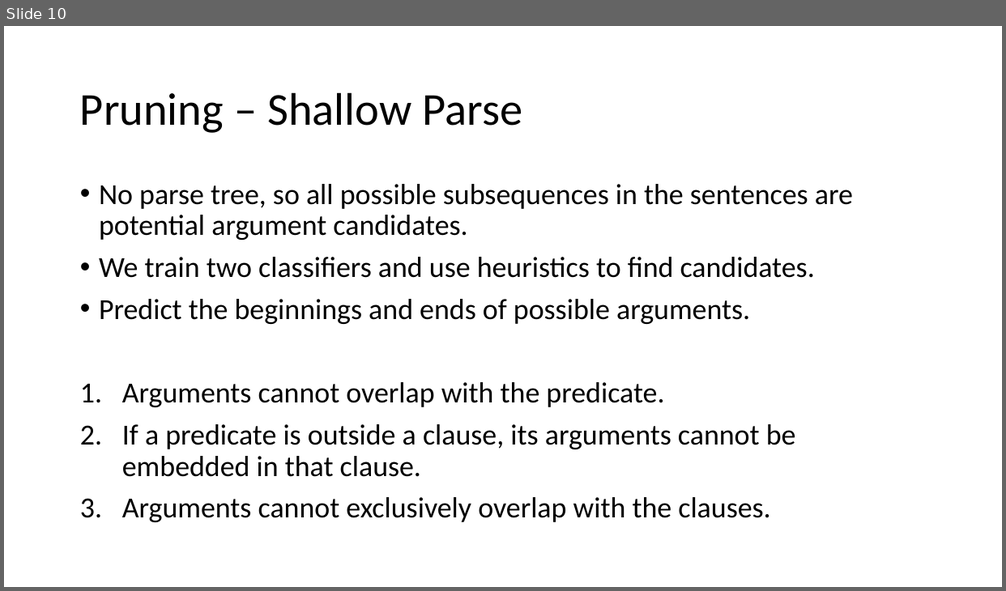
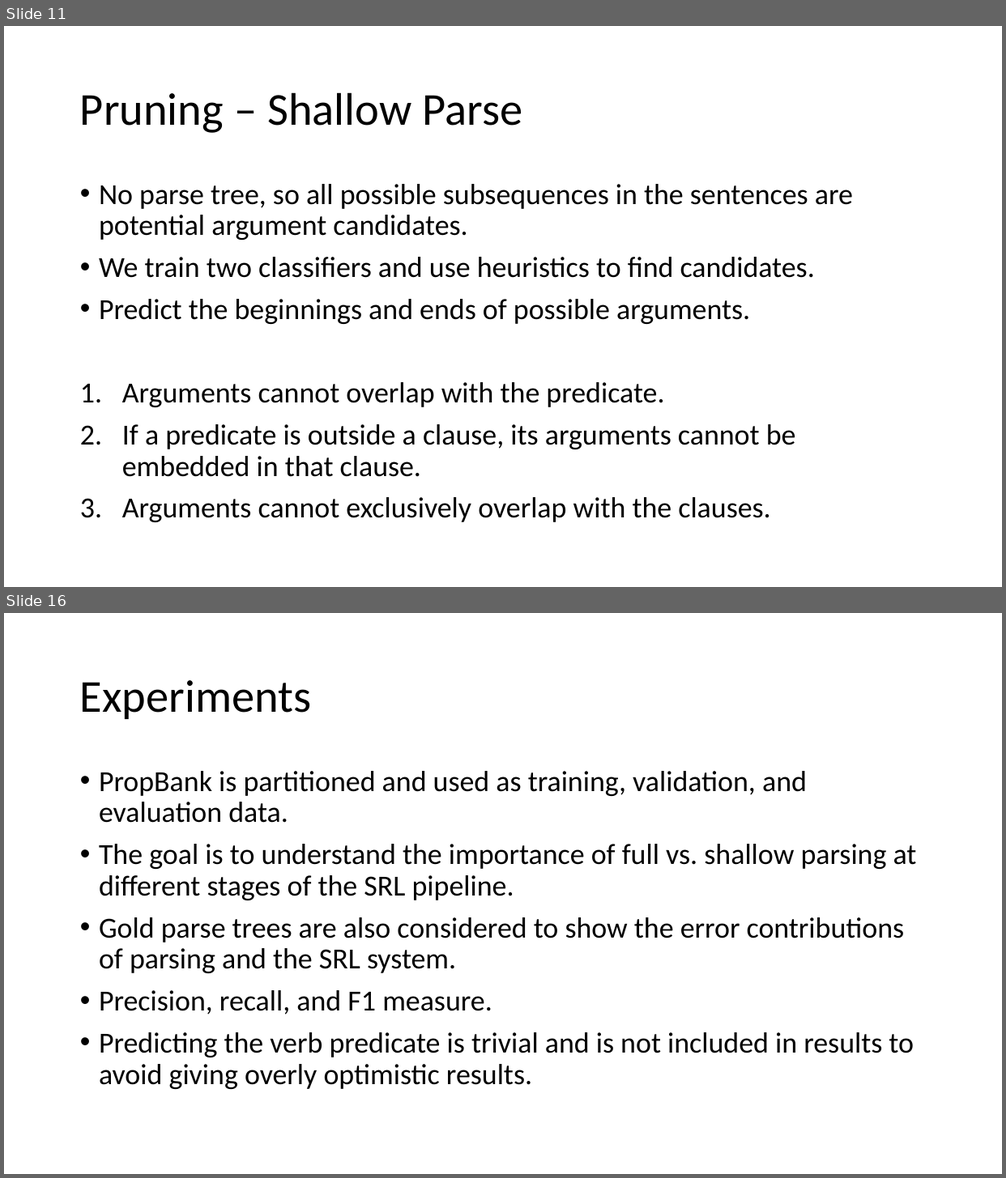
Before and after one commit to jspitkin/spring2017, a slide deck: structured_prediction/importance_of_syntactic_parsing.pptx. Shown one above the other, each under a label of ours: slide 10 before the commit, slides 11 and 16 after it; the slides between them are not shown. The pictures are 1006x591 and 1006x1178 pixels, drawn with LibreOffice and Linux fonts; fonts in the diff are those of the drawing. Boxes give left, top, right and bottom in pixels: in the first picture for what was removed or moved away, otherwise in the second. Text is boxed around its words. In the diff, an @@ line names an element or a change of style, - is before the commit and + after.

```diff
--- a/structured_prediction/importance_of_syntactic_parsing.pptx
+++ b/structured_prediction/importance_of_syntactic_parsing.pptx
@@ slide 16 added at (4,613,1002,1174), background #FFFFFF @@
@@ title added at (80,680,312,719), 44 pt, text #000000 @@
+Experiments
@@ text added at (99,771,917,1089), 28 pt, text #000000 @@
+• PropBank is partitioned and used as training, validation, and evaluation data.
+• The goal is to understand the importance of full vs. shallow parsing at different stages of the SRL pipeline.
+• Gold parse trees are also considered to show the error contributions of parsing and the SRL system.
+• Precision, recall, and F1 measure.
+• Predicting the verb predicate is trivial and is not included in results to avoid giving overly optimistic results.
@@ what was slide 10 is now slide 11 @@
```
Also in this commit, not shown: 6 slides changed, 8 other slides added, 2 slides removed, 13 other files.
